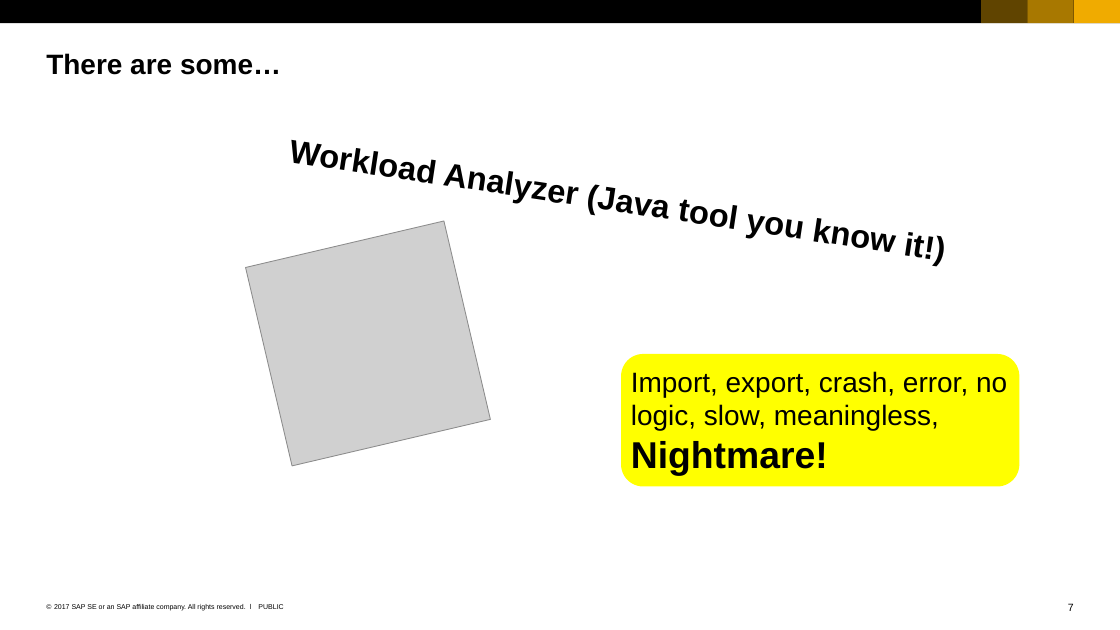
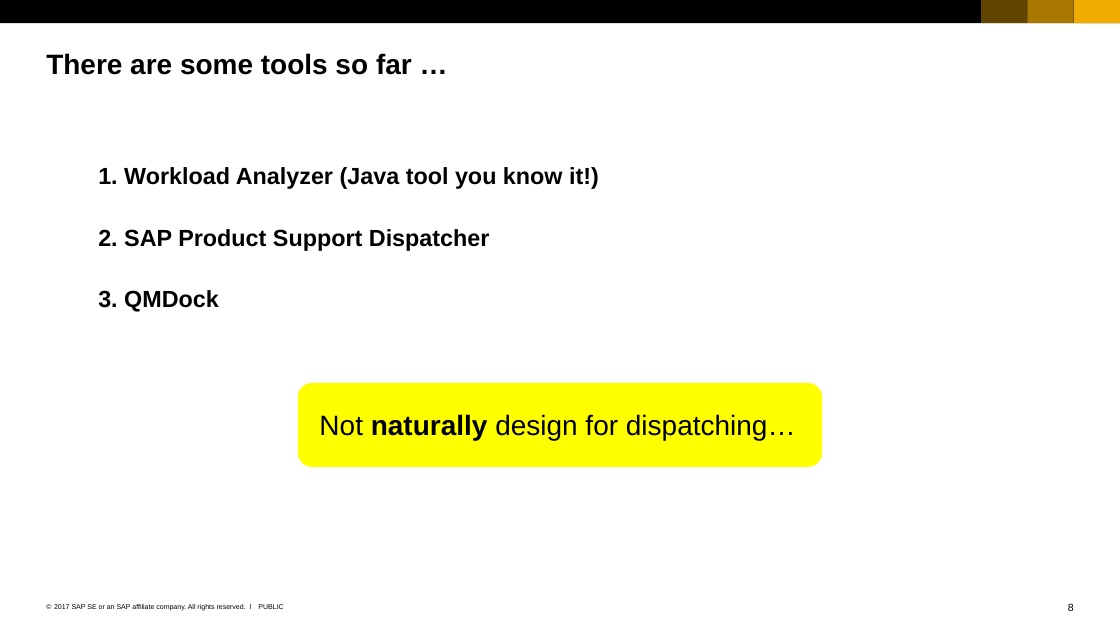
Before and after one commit to qianyilun/workload-calculator, a slide deck: slide 8 of SAP_2017_16x9_black_and_white.pptx (slide 7 before the commit). Drawn at 1120x630 pixels with LibreOffice and Linux fonts; fonts in the diff are those of the drawing; grey boxes stand for pictures. Boxes give left, top, right and bottom in pixels: in the first picture for what was removed or moved away, otherwise in the second. Text is boxed around its words. In the diff, an @@ line names an element or a change of style, - is before the commit and + after.

Commit message:
create new slides

```diff
--- a/SAP_2017_16x9_black_and_white.pptx
+++ b/SAP_2017_16x9_black_and_white.pptx
@@ title at (46,53,412,75): text changed @@
-There are some…
+There are some tools so far …
@@ text at (98,167,599,189): text changed; size 28 to 20 pt @@
-Workload Analyzer (Java tool you know it!)
+1. Workload Analyzer (Java tool you know it!)
@@ text "1. Workload Analyzer (Java tool ..." at (98,167,599,189): rotation 8 to 0 degrees @@
@@ text added at (98,229,490,251), 20 pt, text #000000, bold @@
+2. SAP Product Support Dispatcher
@@ picture removed at (246,221,491,466) @@
@@ text added at (98,290,219,312), 20 pt, text #000000, bold @@
+3. QMDock
@@ rounded rectangle removed at (621,353,1019,486) @@
-Import, export, crash, error, no logic, slow, meaningless, Nightmare!
@@ rounded rectangle added at (298,383,822,467), fill #FFFF00 @@
@@ text added at (319,414,796,441), 24 pt, text #000000 @@
+Not naturally design for dispatching…
@@ page number at (1068,603,1074,611): text changed @@
-7
+8
```
Also in this commit, not shown: 5 other slides changed, 3 slides added, 17 slides removed.
